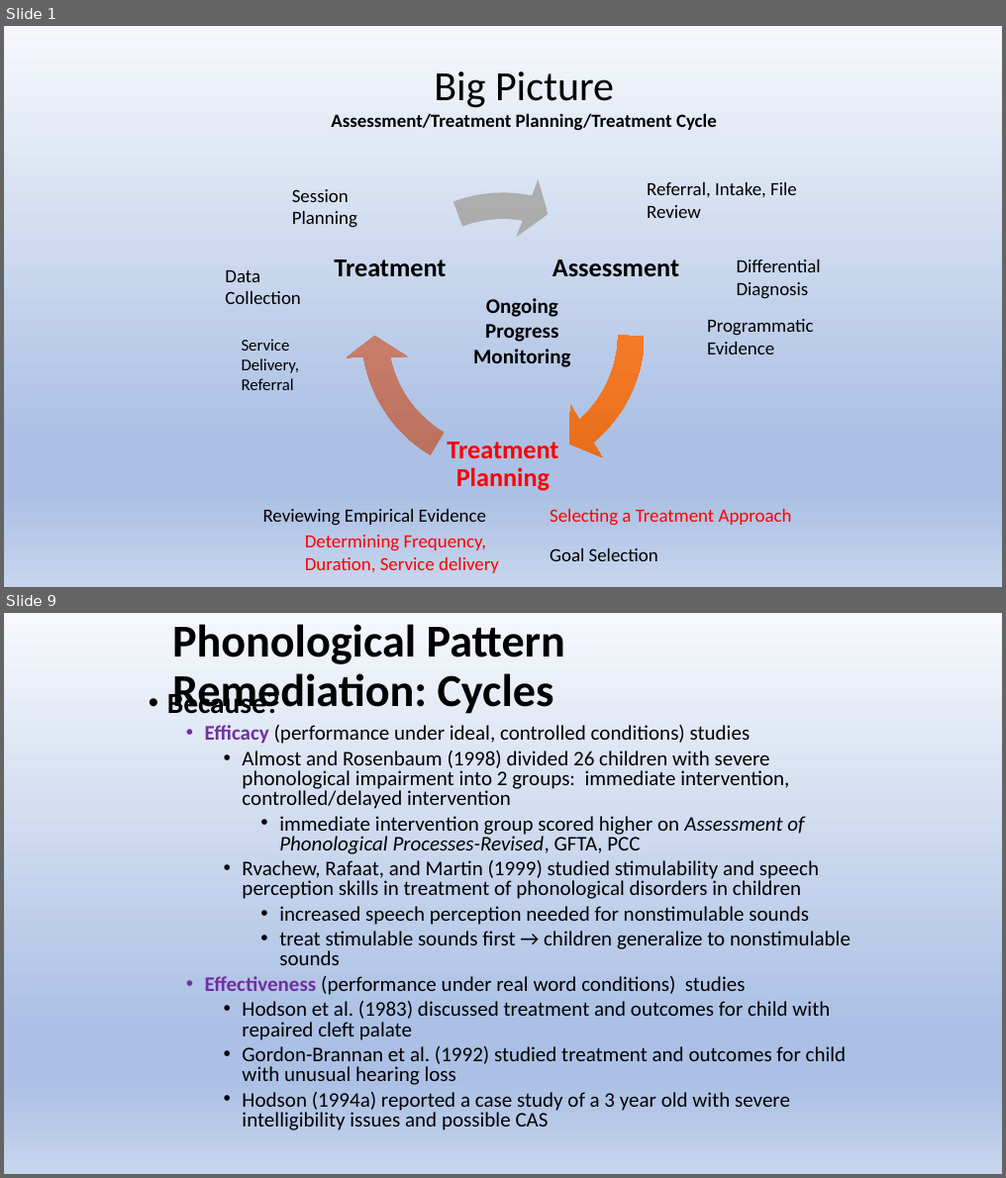
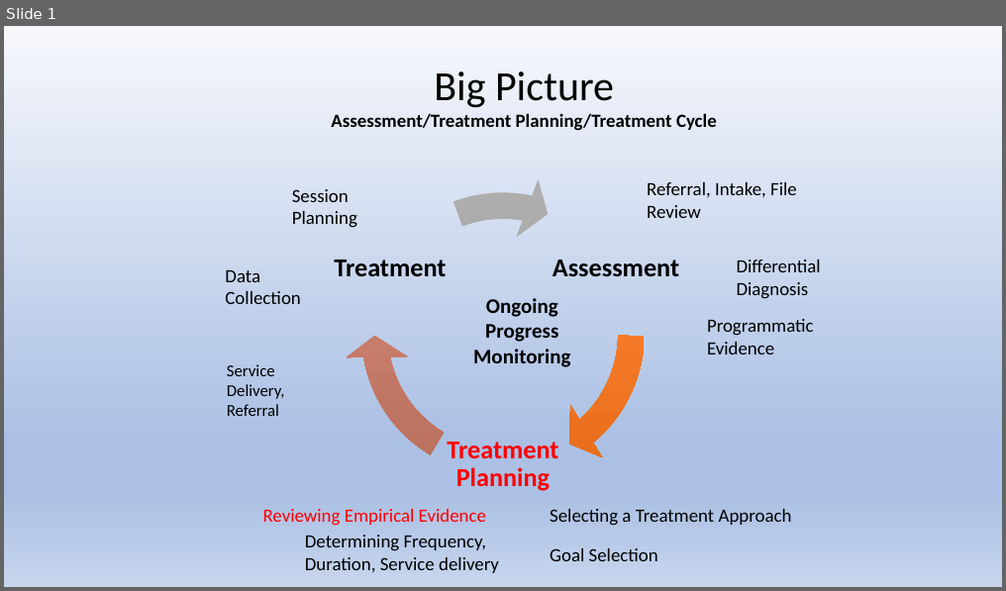
Before and after one commit to Jim-Wright90/cds431_sp22, a slide deck: slides/cds431_week5_1.pptx. Shown one above the other, each under a label of ours: slides 1 and 9 before the commit, slide 1 after it; the slides between them are not shown. The pictures are 1006x1178 and 1006x591 pixels, drawn with LibreOffice and Linux fonts; fonts in the diff are those of the drawing. Boxes give left, top, right and bottom in pixels: in the first picture for what was removed or moved away, otherwise in the second. Text is boxed around its words. In the diff, an @@ line names an element or a change of style, - is before the commit and + after.

```diff
--- a/slides/cds431_week5_1.pptx
+++ b/slides/cds431_week5_1.pptx
@@ slide 9 removed at [4, 613, 1002, 1174], background gradient #F6F8FC to #ABC0E4 to #C7D5ED @@
@@ title removed at [172, 624, 565, 714] @@
-Phonological Pattern Remediation: Cycles
@@ text removed at [167, 689, 850, 1131] @@
-• Because?
-  • Efficacy (performance under ideal, controlled conditions) studies
-    • Almost and Rosenbaum (1998) divided 26 children with severe phonological impairment into 2 groups: immediate intervention, controlled/delayed intervention
-      • immediate intervention group scored higher on Assessment of Phonological Processes-Revised, GFTA, PCC
-    • Rvachew, Rafaat, and Martin (1999) studied stimulability and speech perception skills in treatment of phonological disorders in children
-      • increased speech perception needed for nonstimulable sounds
-      • treat stimulable sounds first → children generalize to nonstimulable sounds
-  • Effectiveness (performance under real word conditions) studies
-    • Hodson et al. (1983) discussed treatment and outcomes for child with repaired cleft palate
-    • Gordon-Brannan et al. (1992) studied treatment and outcomes for child with unusual hearing loss
-    • Hodson (1994a) reported a case study of a 3 year old with severe intelligibility issues and possible CAS
@@ slide 1 changed as well @@
@@ text "Service Delivery, Referral": place and size @@
-text "Service Delivery, Referral" at [242, 339, 300, 390]
+text "Service Delivery, Referral" at [227, 365, 285, 416]
@@ text "Reviewing Empirical Evidence" at [263, 509, 486, 526]: text colour #000000 to #FF0000 @@
@@ text "Selecting a Treatment Approach" at [549, 509, 792, 526]: text colour #FF0000 to #000000 @@
@@ text "Determining Frequency, Duration, Service delivery" at [305, 535, 499, 573]: text colour #FF0000 to #000000 @@
```
Also in this commit, not shown: 18 slides added, 28 other slides removed, 13 other files.
